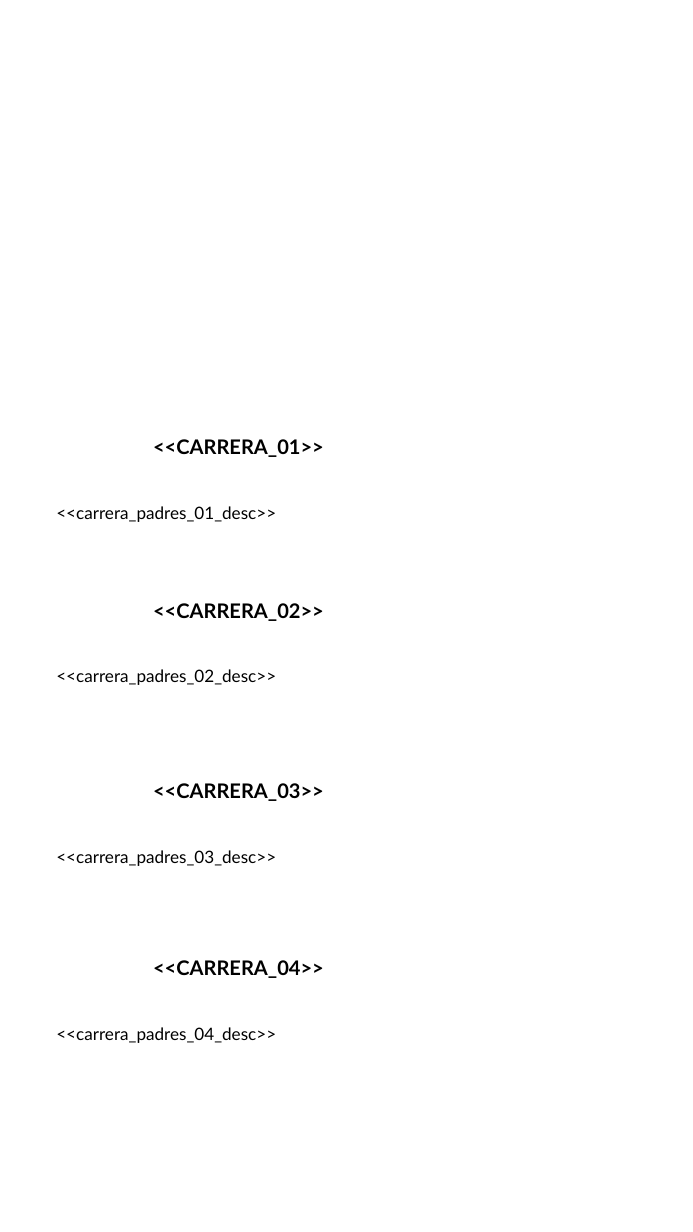
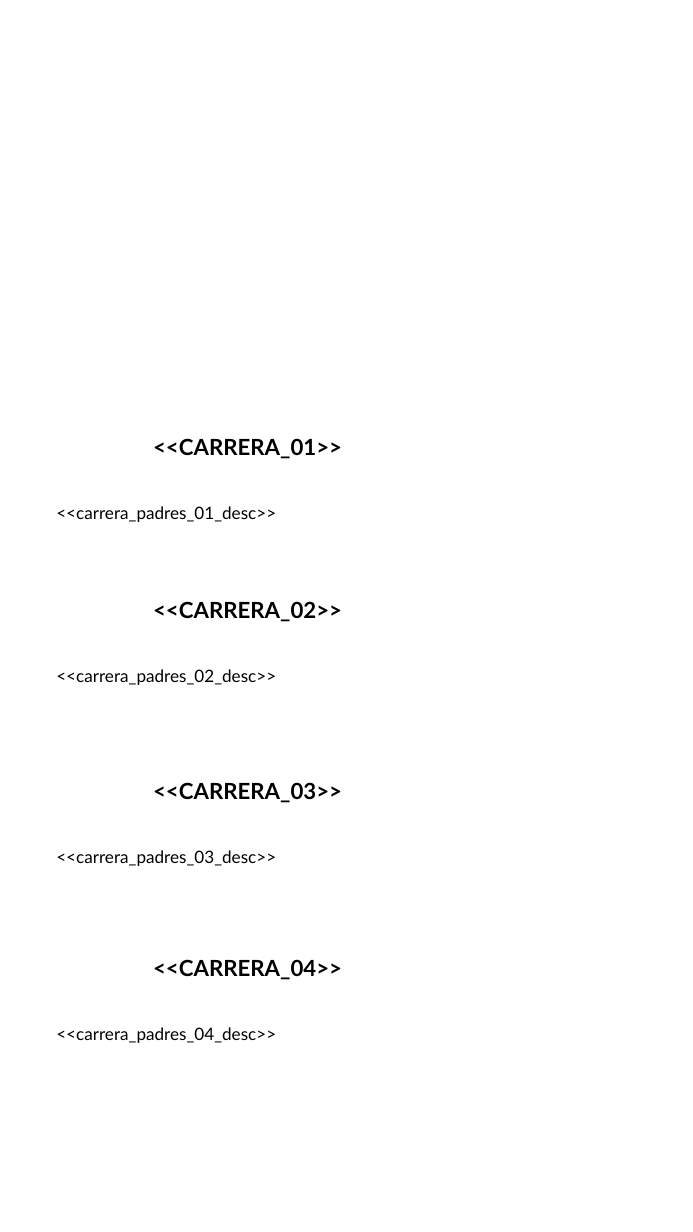
Before and after one commit to gero-educacion/reportgen, a slide deck: slide 7 of assets/template_utp_padres.pptx. Drawn at 693x1232 pixels with LibreOffice and Linux fonts; fonts in the diff are those of the drawing; background and template pictures are left out. Boxes give left, top, right and bottom in pixels: in the first picture for what was removed or moved away, otherwise in the second. Text is boxed around its words. In the diff, an @@ line names an element or a change of style, - is before the commit and + after.

```diff
--- a/assets/template_utp_padres.pptx
+++ b/assets/template_utp_padres.pptx
@@ size 23.5 to 26 pt in 4 elements at [153, 438, 342, 459], [153, 601, 342, 622], [153, 782, 342, 803], [153, 959, 342, 980] @@
```
Also in this commit, not shown: 1 other slide changed, 2 other files.
